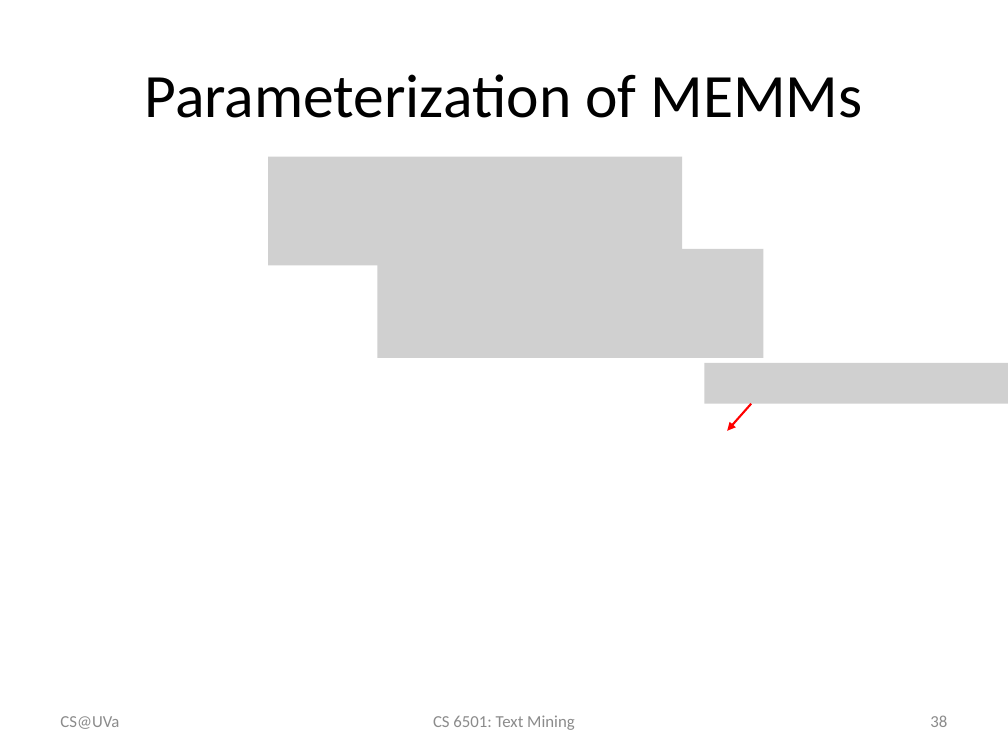
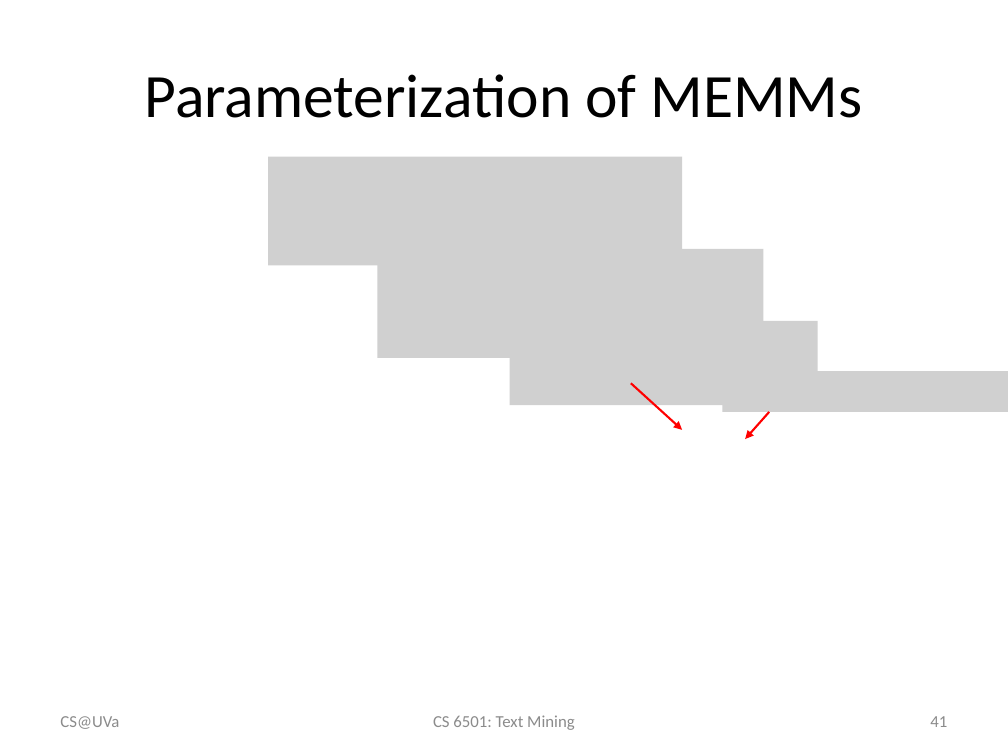
Before and after one commit to wang296/CS6501-Text-Mining, a slide deck: slide 41 of docs/POSTagging-SequenceLabeling.pptx (slide 38 before the commit). Drawn at 1008x756 pixels with LibreOffice and Linux fonts; fonts in the diff are those of the drawing; grey boxes stand for pictures. Boxes give left, top, right and bottom in pixels: in the first picture for what was removed or moved away, otherwise in the second. Text is boxed around its words. In the diff, an @@ line names an element or a change of style, - is before the commit and + after.

```diff
--- a/docs/POSTagging-SequenceLabeling.pptx
+++ b/docs/POSTagging-SequenceLabeling.pptx
@@ picture added at box(510, 321, 818, 405) @@
@@ arrow added from (631, 383) to (682, 429), #FF0000 1.5 pt @@
@@ picture: place and size @@
-picture at box(705, 363, 1008, 403)
+picture at box(723, 371, 1008, 411)
@@ arrow moved from (751, 404) - (727, 430) to (769, 412) - (745, 439) @@
@@ page number at box(930, 716, 947, 727): text changed @@
-38
+41
```
Also in this commit, not shown: 7 other slides changed, 5 slides added.
